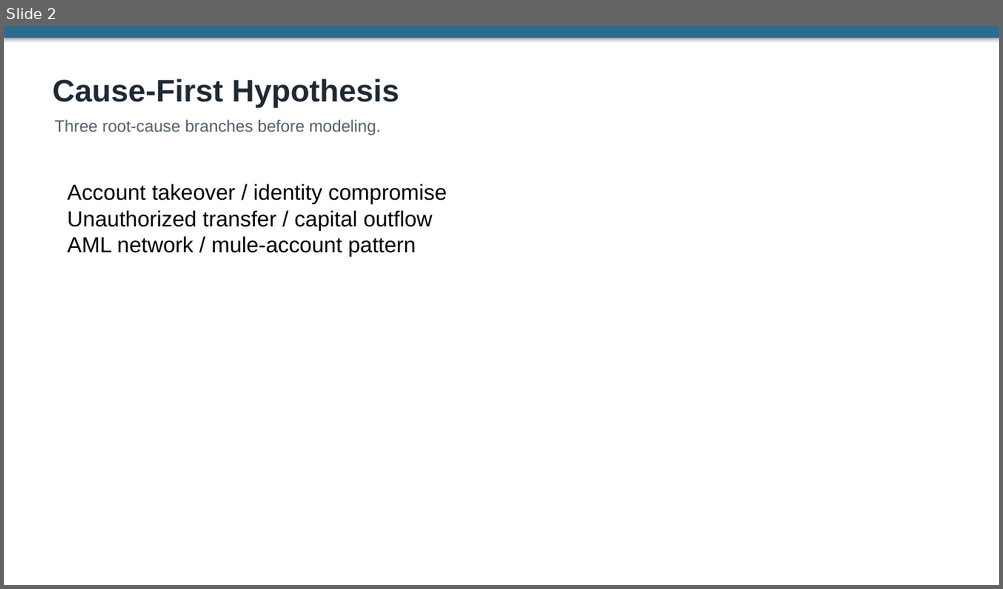
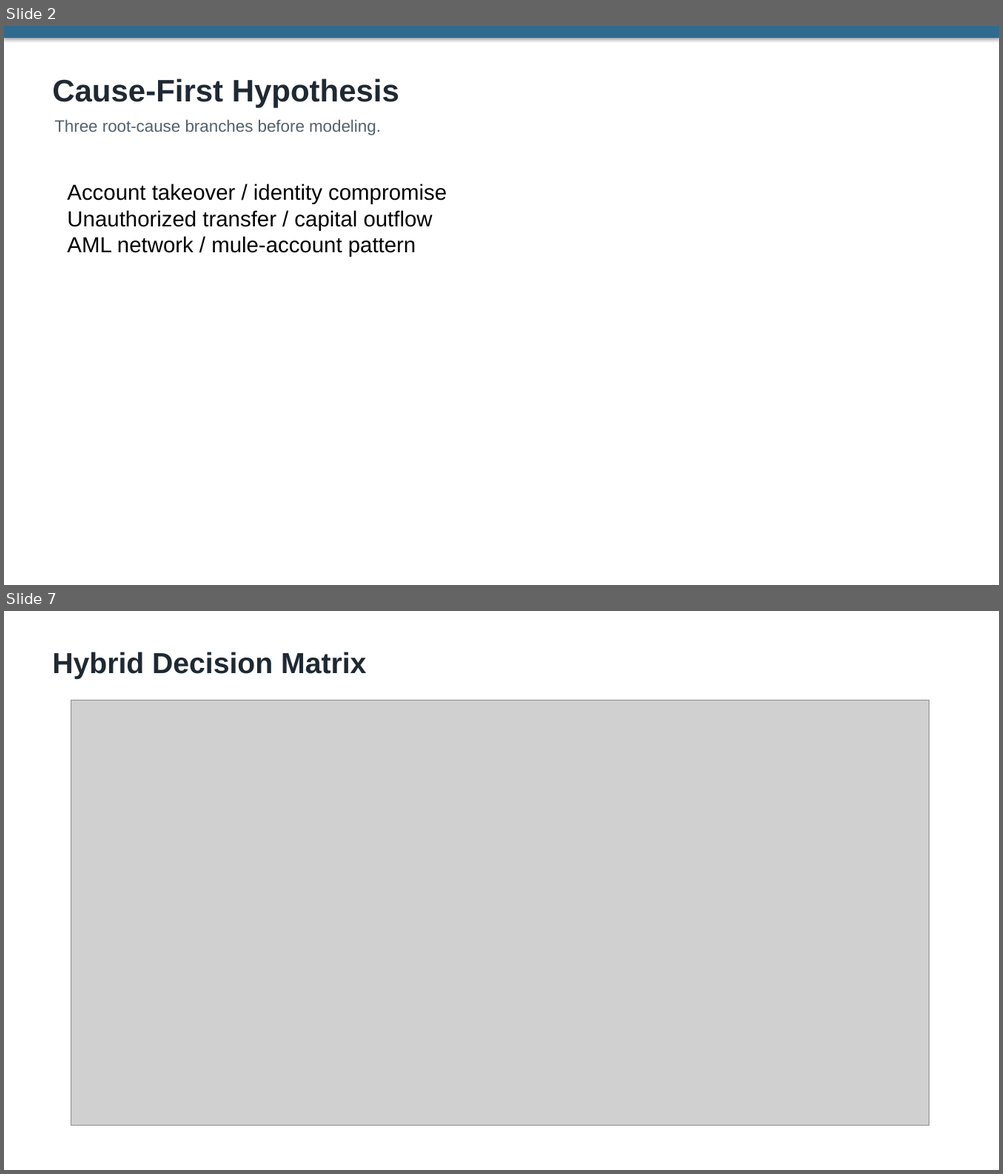
Before and after one commit to sonson0910/Fraud_Anomaly_Detection, a slide deck: report/final_slide_deck.pptx. Shown one above the other, each under a label of ours: slide 2 before the commit, slides 2 and 7 after it; the slides between them are not shown. The pictures are 1003x589 and 1003x1174 pixels, drawn with LibreOffice and Linux fonts; fonts in the diff are those of the drawing; grey boxes stand for pictures. Boxes give left, top, right and bottom in pixels: in the first picture for what was removed or moved away, otherwise in the second. Text is boxed around its words. In the diff, an @@ line names an element or a change of style, - is before the commit and + after.

Commit message:
Add customer 360 hybrid fraud prevention flow

```diff
--- a/report/final_slide_deck.pptx
+++ b/report/final_slide_deck.pptx
@@ slide 7 added at bbox=[4, 611, 999, 1170], background #FFFFFF @@
@@ text added at bbox=[52, 652, 366, 679], 28 pt, text #1F2933, bold @@
+Hybrid Decision Matrix
@@ picture added at bbox=[71, 701, 929, 1126] @@
```
Also in this commit, not shown: 2 slides changed, 1 other slide added, 32 other files.
